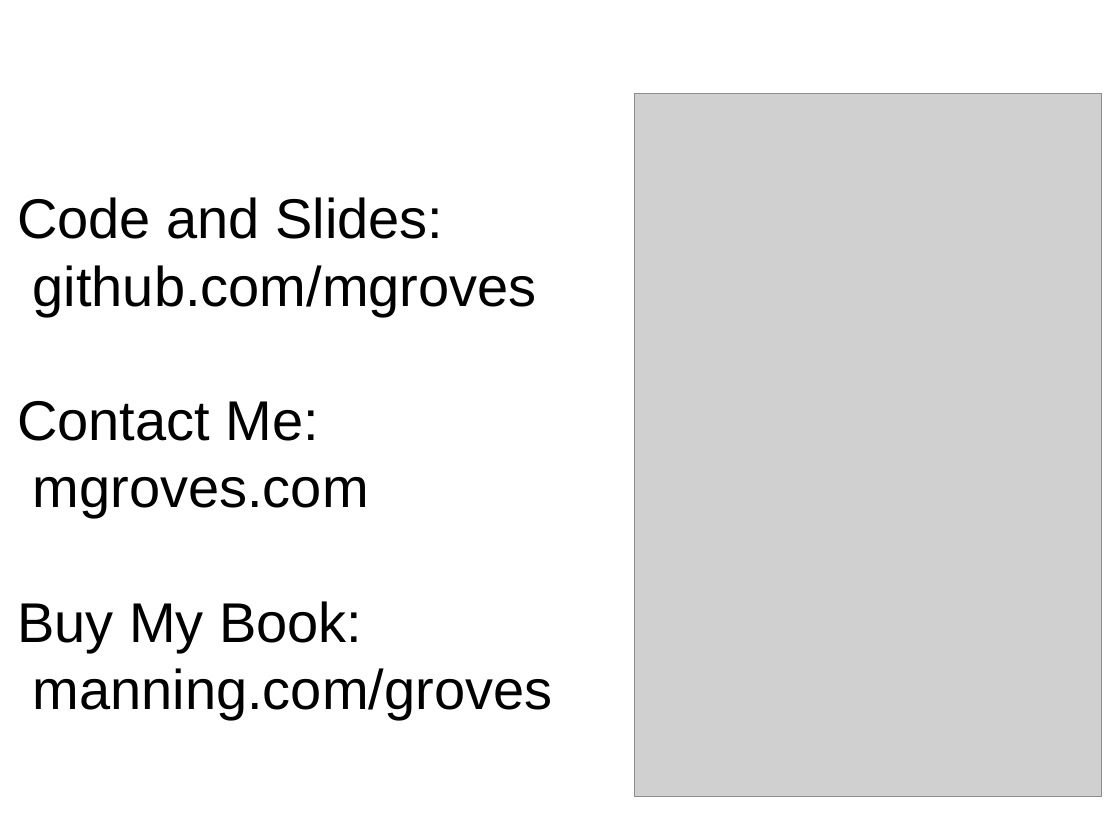
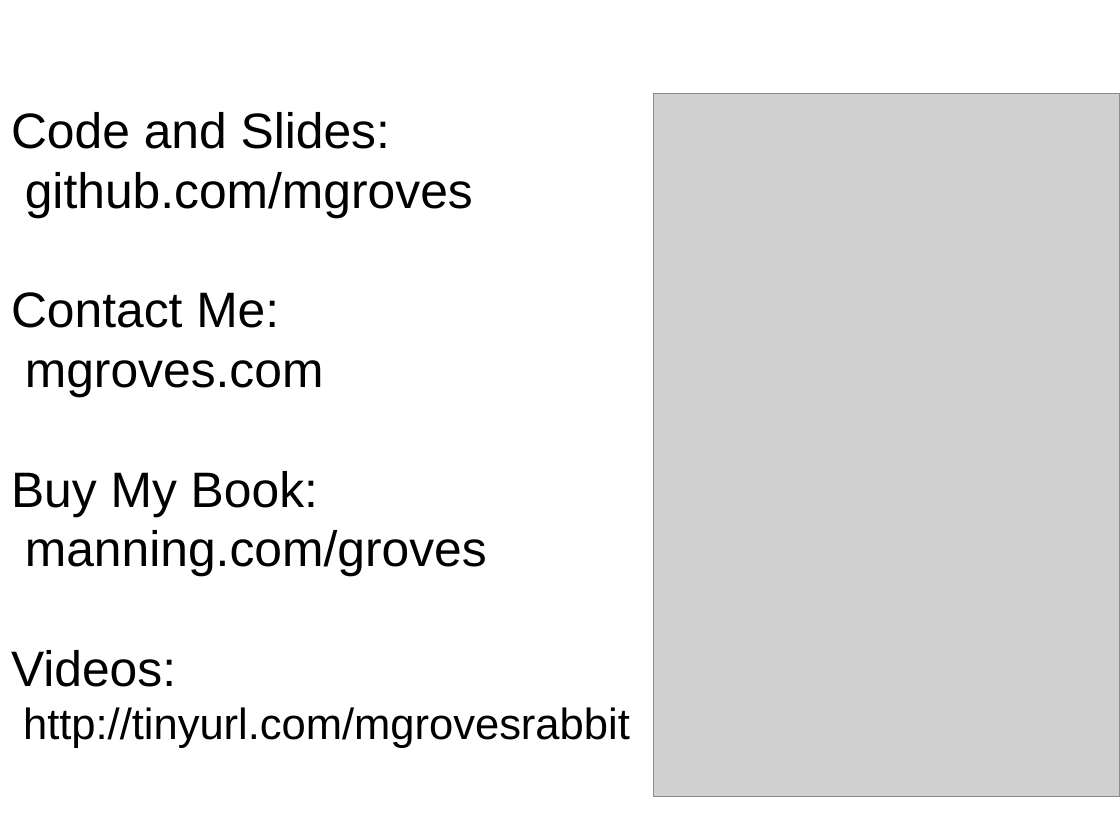
Before and after one commit to mgroves/RabbitEasyNetQ, a slide deck: slide 18 of slides.pptx. Drawn at 1120x840 pixels with LibreOffice and Linux fonts; fonts in the diff are those of the drawing; grey boxes stand for pictures; background and template pictures are left out. Boxes give left, top, right and bottom in pixels: in the first picture for what was removed or moved away, otherwise in the second. Text is boxed around its words. In the diff, an @@ line names an element or a change of style, - is before the commit and + after.

```diff
--- a/slides.pptx
+++ b/slides.pptx
@@ text "Code and Slides:": place and size @@
-text "Code and Slides:" at (17, 197, 553, 719)
+text "Code and Slides:" at (11, 112, 630, 748)
@@ text at (11, 112, 487, 577): size 36 to 32 pt in "Code and Slides:", "github.com/mgroves", "Contact Me:", "mgroves.com" and 2 more places @@
@@ picture: place and size @@
-picture at (635, 93, 1102, 796)
+picture at (653, 93, 1120, 796)
@@ text at (11, 650, 630, 748): paragraphs added @@
+Videos:
+http://tinyurl.com/mgrovesrabbit
```
Also in this commit, not shown: 1 other slide changed, 4 other files.
